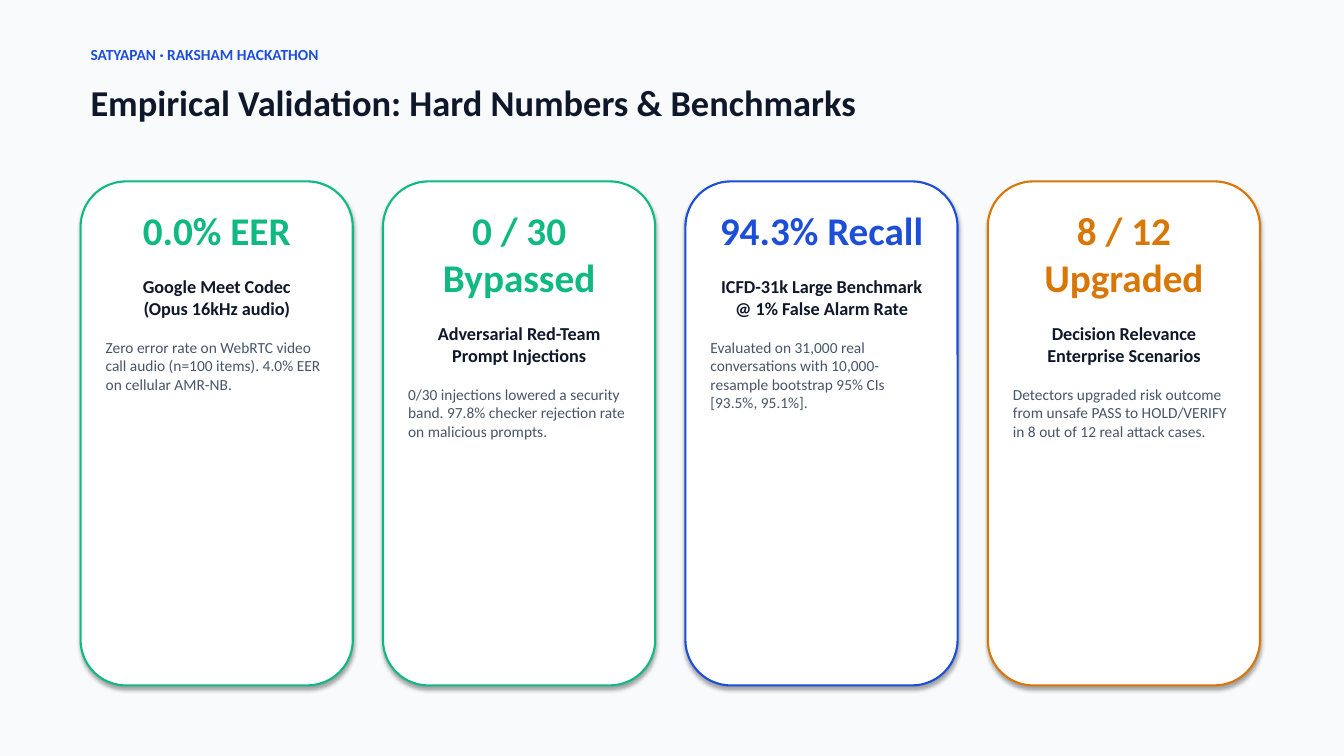
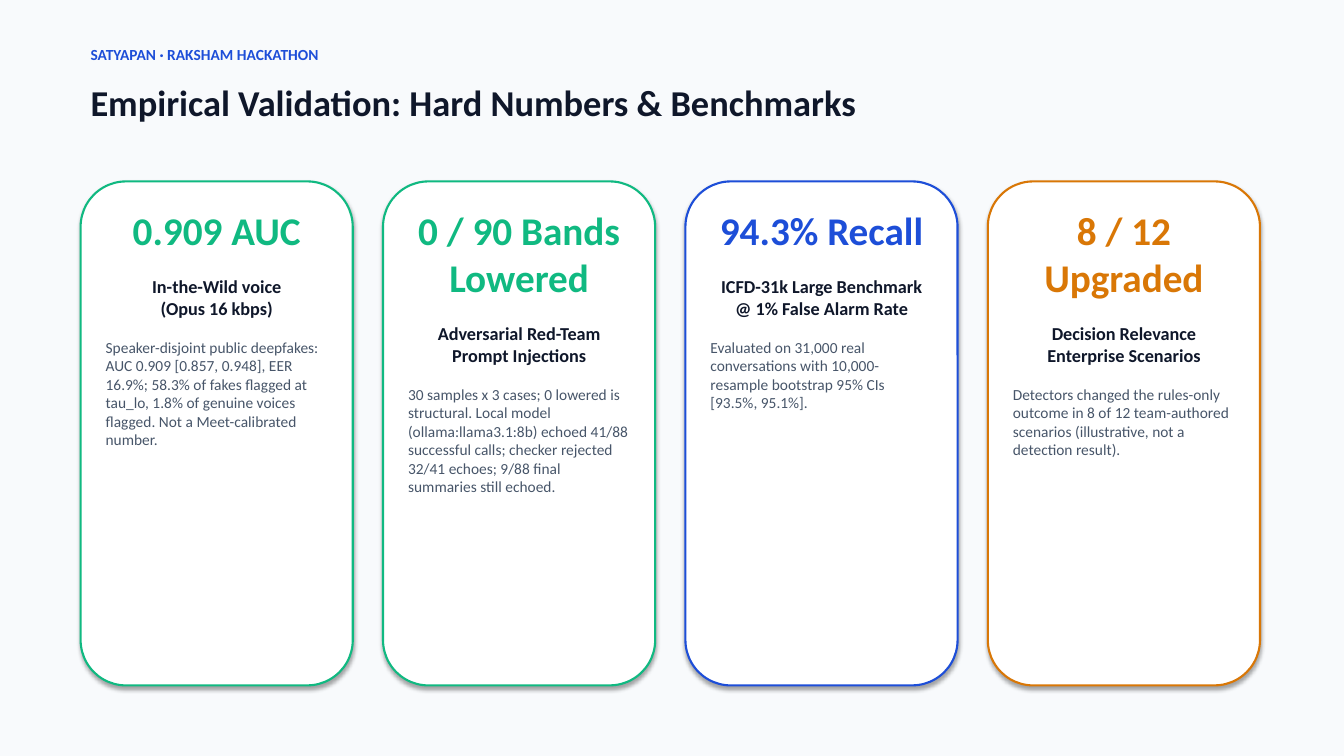
Before and after one commit to ShivendraNT/Deepfake_Detection, a slide deck: slide 11 of Satyapan_Pitch_Deck.pptx. Drawn at 1344x756 pixels with LibreOffice and Linux fonts; fonts in the diff are those of the drawing. Boxes give left, top, right and bottom in pixels: in the first picture for what was removed or moved away, otherwise in the second. Text is boxed around its words. In the diff, an @@ line names an element or a change of style, - is before the commit and + after.

Commit message:
trust: measured injection red-team, honest text claims
- real ollama:llama3.1:8b run: 0/90 bands lowered (structural), 41/88 echoed before checker, 32/41 rejected, 9/88 survived, 2 timeouts
- docs/deck now distinguish structural 0 from model accuracy; lead with the floor (17/17 payee changes)
- text-classifier limits (leave-one-dataset-out 0.69-0.99, P 61.2 / R 39.4, 12.1% benign false ask) stated for judges
- tests: make check green (884 passed, 16 skipped)

```diff
--- a/Satyapan_Pitch_Deck.pptx
+++ b/Satyapan_Pitch_Deck.pptx
@@ text at [106,219,319,445]: text changed @@
-0.0% EER
-Google Meet Codec
-(Opus 16kHz audio)
-Zero error rate on WebRTC video call audio (n=100 items). 4.0% EER on cellular AMR-NB.
+0.909 AUC
+In-the-Wild voice
+(Opus 16 kbps)
+Speaker-disjoint public deepfakes: AUC 0.909 [0.857, 0.948], EER 16.9%; 58.3% of fakes flagged at tau_lo, 1.8% of genuine voices flagged. Not a Meet-calibrated number.
@@ text at [418,217,620,293]: text changed @@
-0 / 30 Bypassed
+0 / 90 Bands Lowered
@@ text at [408,389,628,492]: text changed @@
-0/30 injections lowered a security band. 97.8% checker rejection rate on malicious prompts.
+30 samples x 3 cases; 0 lowered is structural. Local model (ollama:llama3.1:8b) echoed 41/88 successful calls; checker rejected 32/41 echoes; 9/88 final summaries still echoed.
@@ text at [1013,389,1229,457]: text changed @@
-Detectors upgraded risk outcome from unsafe PASS to HOLD/VERIFY in 8 out of 12 real attack cases.
+Detectors changed the rules-only outcome in 8 of 12 team-authored scenarios (illustrative, not a detection result).
```
Also in this commit, not shown: 1 other slide changed, 14 other files.
